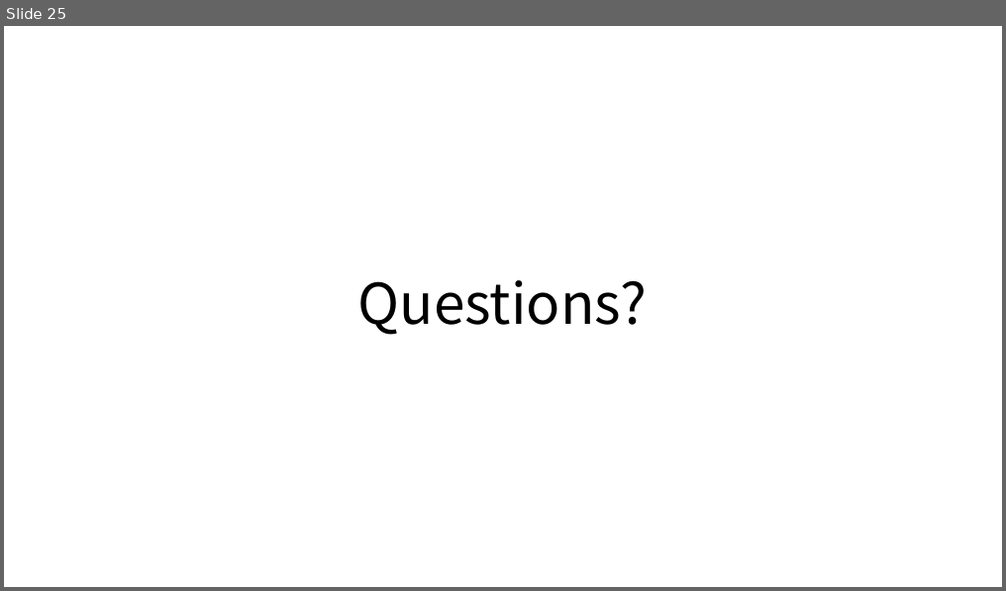
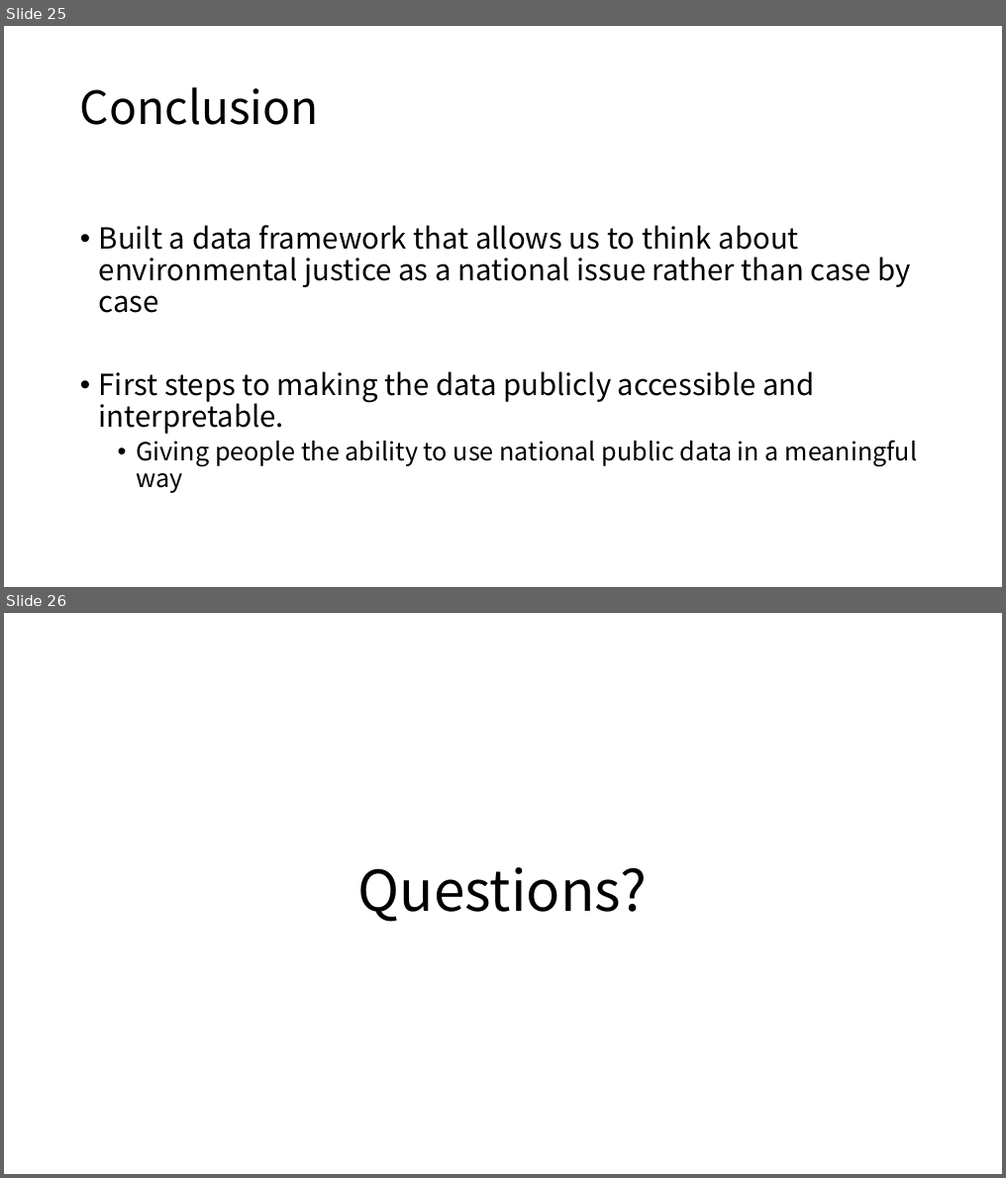
Before and after one commit to DukeStatSci/thesis-sp18-driscoll-envjustice, a slide deck: images/thesis.pptx. Shown one above the other, each under a label of ours: slide 25 before the commit, slides 25 and 26 after it. The pictures are 1006x591 and 1006x1178 pixels, drawn with LibreOffice and Linux fonts; fonts in the diff are those of the drawing. Boxes give left, top, right and bottom in pixels: in the first picture for what was removed or moved away, otherwise in the second. Text is boxed around its words. In the diff, an @@ line names an element or a change of style, - is before the commit and + after.

```diff
--- a/images/thesis.pptx
+++ b/images/thesis.pptx
@@ slide 25 added at [4,26,1002,587], background #FFFFFF @@
@@ title added at [80,87,319,125], 44 pt, text #000000 @@
+Conclusion
@@ text added at [99,225,918,493], 28 pt, text #000000 @@
+• Built a data framework that allows us to think about environmental justice as a national issue rather than case by case
+• First steps to making the data publicly accessible and interpretable.
+  • Giving people the ability to use national public data in a meaningful way
@@ what was slide 25 is now slide 26 @@
```
Also in this commit, not shown: 1 slide changed.
